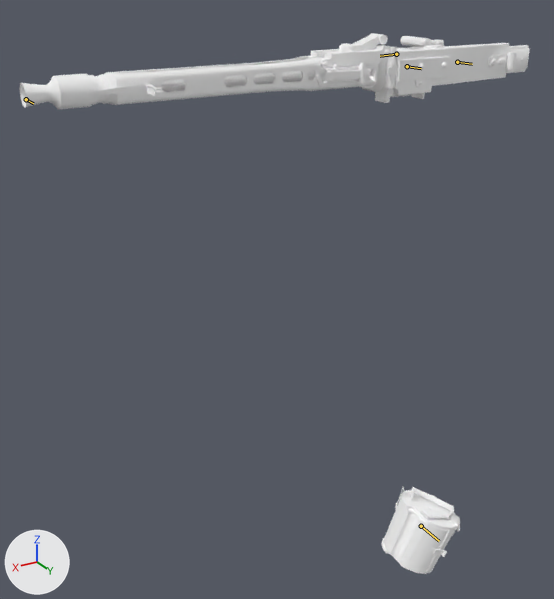
The glTF model xogot/assets/weapons/aether_waw_real/mg42/viewmodel.glb: old version first, new version second.
Both versions are drawn from a 50 mm camera at (1.294, 1.53, 0.22) aimed at (0.295, -0.135, -0.612). The lights are fixed; the arrows at lower left show +X, +Y and +Z. The first picture is the older version. Both versions are drawn at frame 36 of the action 'PSA_viewmodel_mg42_reload'; the numbers are the values there. The bones that change, and the others that lie on the model, are drawn over the model as lines.

In view in the first picture: 'MG42'.
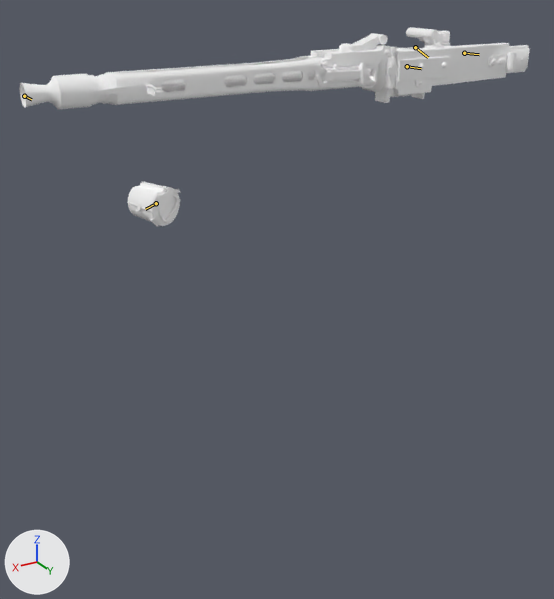
Pixel boxes (x1, y1, x2, y2) of what changed, in the pictures (554 x 599 px):
```json
{"object": "MG42", "change": "posed", "before": [19, 33, 530, 574], "after": [19, 27, 530, 227], "on screen": "63% shorter"}
{"bone": "j_clip", "before": "(421, 526) to (439, 541)", "after": "(156, 203) to (145, 209)"}
{"bone": "j_bolt", "before": "(457, 62) to (472, 64)", "after": "(464, 53) to (479, 54)"}
```

Scene script edits in JSON lines:
```json
{"block": "bone_j_clip", "where": "bone_j_clip = bpy.data.objects['MG42.ao'].pose.bones['j_clip']  # child of 'j_gun'"}
{"op": "set", "path": "bone_j_clip.location", "old": "(0.313, 0.535, -0.795)", "new": "(0.313, -0.899, -0.417)"}
{"op": "set", "path": "bone_j_clip.rotation_quaternion", "old": "(0.831, -0.072, 0.551, 0.012)", "new": "(0.831, -0.072, 0.012, -0.551)", "note": "degrees (-16, 67, -9) -> degrees (-8, -3, -67)"}
{"block": "bone_j_bolt", "where": "bone_j_bolt = bpy.data.objects['MG42.ao'].pose.bones['j_bolt']  # child of 'j_gun'"}
{"op": "set", "path": "bone_j_bolt.location", "old": "(-0.001, -0.021, -0.024)", "new": "(-0.001, 0.0, 0.0)"}
{"op": "set", "path": "bone_j_bolt.rotation_quaternion", "old": "(1.0, 0.0, -0.01, -0.01)", "new": "(1.0, 0.0, 0.0, 0.0)", "note": "degrees (0, -1, -1) -> degrees (0, 0, 0)"}
```
